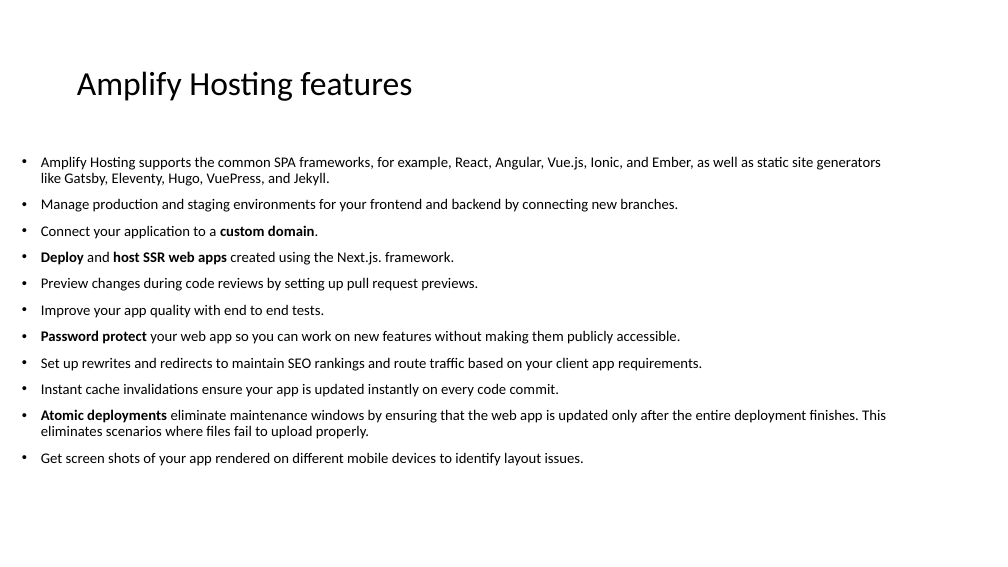
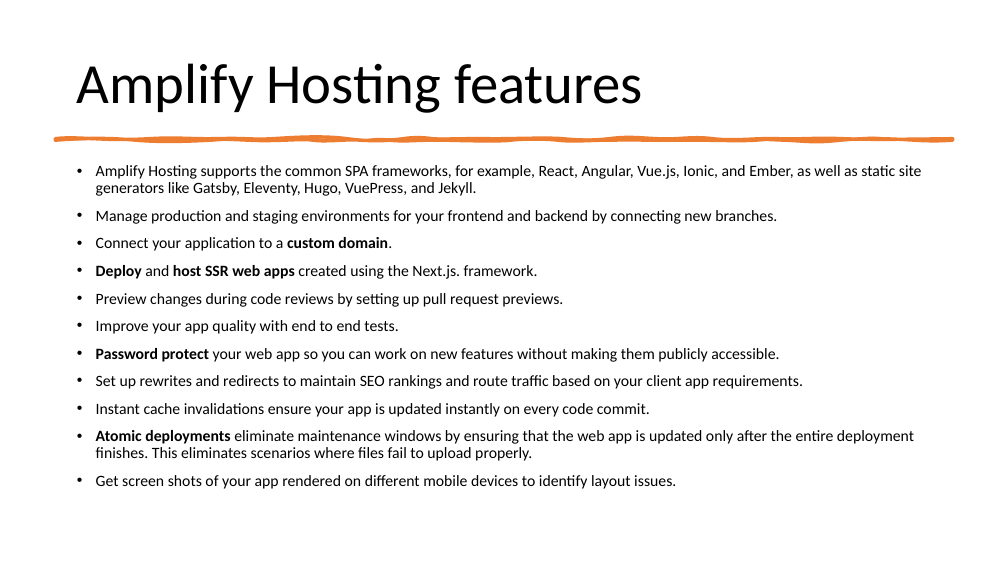
Before and after one commit to IlyaChakun/aws-iba-courses, a slide deck: slide 3 of lecture-materials/DeveloperTools/amplify/aws_amplify.pptx. Drawn at 1008x567 pixels with LibreOffice and Linux fonts; fonts in the diff are those of the drawing. Boxes give left, top, right and bottom in pixels: in the first picture for what was removed or moved away, otherwise in the second. Text is boxed around its words. In the diff, an @@ line names an element or a change of style, - is before the commit and + after.

```diff
--- a/lecture-materials/DeveloperTools/amplify/aws_amplify.pptx
+++ b/lecture-materials/DeveloperTools/amplify/aws_amplify.pptx
@@ title "Amplify Hosting features" at <box>77,63,643,113</box>: size 32 to 54 pt @@
@@ freeform shape added at <box>55,138,953,140</box>, fill #ED7D31, outline #ED7D31 3.25 pt @@
@@ text "Amplify Hosting supports the common ...": place and size @@
-text "Amplify Hosting supports the common ..." at <box>41,156,886,466</box>
+text "Amplify Hosting supports the common ..." at <box>96,165,922,489</box>
@@ text "Amplify Hosting supports the common ..." at <box>96,165,922,489</box>: size 14 to 15 pt @@
```
Also in this commit, not shown: 8 other slides changed, 11 other files.
